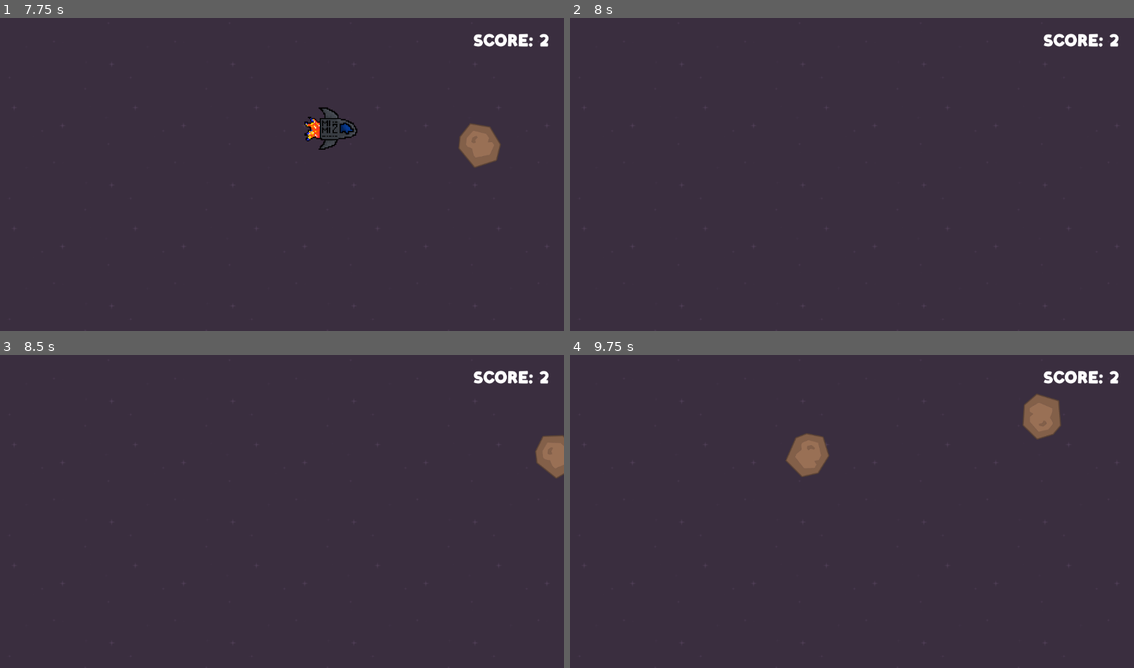
Above: before the commit, frames 1-4 (two rows, left to right).
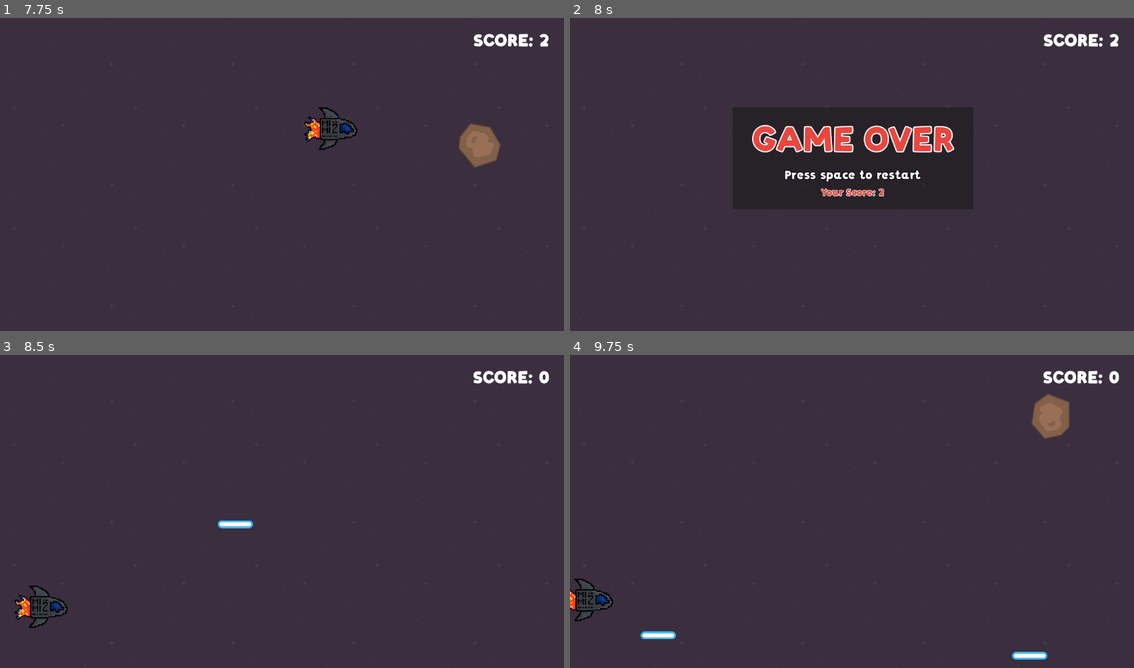
Above: after the commit, the same moments.

Repository: Davidjesu2/asteroid_shooter
Game: Godot game, scene res://scenes/main/main.tscn
Same seed, same stepped clock (60 frames per second), same inputs: the game is played once before the commit and once after it.
Inputs:
- Up to frame 1 (7.75 s): tap Enter at 0.5 s; hold D (move_right) 0.53-1.28 s; tap Space (shoot) every 0.75 s from 0.6 to 7.35 s; hold S (move_down) 1.28-2.03 s; hold D (move_right) 2.03-2.78 s; hold Up (move_up) 2.78-3.53 s; hold A (move_left) 3.53-5.03 s; hold S (move_down) 5.03-5.78 s; hold D (move_right) 5.78-6.53 s; hold Up (move_up) 6.53-7.28 s; hold D (move_right) from 7.28 s (still down)
- Up to frame 2 (8 s): keep holding D (move_right)
- Up to frame 3 (8.5 s): tap Space (shoot) at 8, 8.1 s; release D (move_right) at 8.03 s; hold S (move_down) from 8.03 s (still down)
- Up to frame 4 (9.75 s): release S (move_down) at 8.78 s; hold A (move_left) 8.78-9.53 s; tap Space (shoot) at 8.85, 9.6 s; hold Up (move_up) from 9.53 s (still down)

Frame 1 is identical in both runs. In frame 2, 3.0% of the frame differs, in the area x 28-70%, y 28-62%; in frame 3, 1.3%; in frame 4, 2.1%.

Commit message:
Se agrega UI Game over, se programa el fin del juego y el reinicio

Diff:
--- a/autoloads/game_manager.gd
+++ b/autoloads/game_manager.gd
@@ -1,9 +1,21 @@
 extends Node
 
 var score = 0
+var is_gamer_over = false
 # Called every frame. 'delta' is the elapsed time since the previous frame.
 func _process(delta: float) -> void:
-	pass
+	if is_gamer_over and Input.is_action_just_pressed("shoot"):
+		restar_game()
+
+func restar_game():
+	get_tree().reload_current_scene()
+	is_gamer_over = false
+	score = 0
+
 
 func add_score(points):
-	score += points
+	if not is_gamer_over:
+		score += points
+
+func set_is_game_over(value):
+	is_gamer_over = value
--- /dev/null
+++ b/resources/game_over.tres
@@ -0,0 +1,9 @@
+[gd_resource type="LabelSettings" format=3 uid="uid://bcg7jym1wka8e"]
+
+[ext_resource type="FontFile" uid="uid://cpol1bcfkd8dj" path="res://assets/fonts/Zyzol.otf" id="1_hk3e3"]
+
+[resource]
+font = ExtResource("1_hk3e3")
+font_size = 70
+font_color = Color(0.9137255, 0.27450982, 0.24313726, 1)
+outline_size = 10
--- a/scenes/character/player.gd
+++ b/scenes/character/player.gd
@@ -2,6 +2,7 @@
 
 @export var speed_player: float
 @export var laser_scene: PackedScene
+
 
 func _physics_process(delta: float) -> void:
 	var quiere_disparar = Input.is_action_just_pressed("shoot")
@@ -25,4 +26,5 @@
 
 func _on_detectordearea_area_entered(area: Area2D) -> void:
 	if area.is_in_group("asteroids"):
+		GameManager.set_is_game_over(true)
 		queue_free()
--- a/scenes/main/main.tscn
+++ b/scenes/main/main.tscn
@@ -6,6 +6,7 @@
 [ext_resource type="PackedScene" uid="uid://jsy785gqjg3j" path="res://scenes/character/Player.tscn" id="4_l3cfh"]
 [ext_resource type="PackedScene" uid="uid://lyx62w7mlr6q" path="res://scenes/asteroids/medium_asteroid.tscn" id="6_hujxm"]
 [ext_resource type="PackedScene" uid="uid://f6e5rigvly0h" path="res://scenes/asteroids/small_asteroid.tscn" id="7_yyfjg"]
+[ext_resource type="PackedScene" uid="uid://bfyi51n01aso3" path="res://scenes/ui/game_over/game_over_ui.tscn" id="8_a8run"]
 [ext_resource type="AudioStream" uid="uid://b8g0ml1t8xnno" path="res://music/djartmusic-the-return-of-the-8-bit-era-301292.mp3" id="8_b1x3f"]
 [ext_resource type="PackedScene" uid="uid://bepttmp7eelca" path="res://scenes/ui/hud/hud.tscn" id="8_yyfjg"]
 
@@ -67,6 +68,9 @@
 
 [node name="HUD" parent="UI Layer" unique_id=718173576 instance=ExtResource("8_yyfjg")]
 
+[node name="GameOverUI" parent="UI Layer" unique_id=936684471 instance=ExtResource("8_a8run")]
+visible = false
+
 [node name="AudioStreamPlayer2D" type="AudioStreamPlayer2D" parent="." unique_id=464386518]
 stream = ExtResource("8_b1x3f")
 autoplay = true
--- /dev/null
+++ b/scenes/ui/game_over/game_over_ui.gd
@@ -0,0 +1,10 @@
+extends Control
+@onready var final_score_label: Label = %FinalScoreLabel
+
+
+
+
+func _process(delta: float) -> void:
+	if GameManager.is_gamer_over:
+		visible = true
+		final_score_label.text = "Your Score: " + str(GameManager.score)
--- /dev/null
+++ b/scenes/ui/game_over/game_over_ui.tscn
@@ -0,0 +1,72 @@
+[gd_scene format=3 uid="uid://bfyi51n01aso3"]
+
+[ext_resource type="LabelSettings" uid="uid://bcg7jym1wka8e" path="res://resources/game_over.tres" id="1_82t2g"]
+[ext_resource type="Script" uid="uid://drgi7sguttl5a" path="res://scenes/ui/game_over/game_over_ui.gd" id="1_ijods"]
+[ext_resource type="FontFile" uid="uid://cpol1bcfkd8dj" path="res://assets/fonts/Zyzol.otf" id="2_ijods"]
+
+[sub_resource type="LabelSettings" id="LabelSettings_etkqh"]
+font = ExtResource("2_ijods")
+font_size = 25
+outline_size = 5
+outline_color = Color(0, 0, 0, 1)
+
+[sub_resource type="LabelSettings" id="LabelSettings_8e0cv"]
+font = ExtResource("2_ijods")
+font_size = 20
+font_color = Color(0.9137255, 0.27450982, 0.24313726, 1)
+outline_size = 4
+
+[node name="GameOverUI" type="Control" unique_id=936684471]
+layout_mode = 3
+anchors_preset = 15
+anchor_right = 1.0
+anchor_bottom = 1.0
+offset_left = 2.0
+offset_top = -30.0
+offset_right = 2.0
+offset_bottom = -30.0
+grow_horizontal = 2
+grow_vertical = 2
+script = ExtResource("1_ijods")
+
+[node name="PanelContainer" type="PanelContainer" parent="." unique_id=1917523581]
+layout_mode = 1
+anchors_preset = 8
+anchor_left = 0.5
+anchor_top = 0.5
+anchor_right = 0.5
+anchor_bottom = 0.5
+offset_left = -20.0
+offset_top = -20.0
+offset_right = 20.0
+offset_bottom = 20.0
+grow_horizontal = 2
+grow_vertical = 2
+
+[node name="MarginContainer" type="MarginContainer" parent="PanelContainer" unique_id=70543545]
+layout_mode = 2
+theme_override_constants/margin_left = 40
+theme_override_constants/margin_top = 20
+theme_override_constants/margin_right = 40
+theme_override_constants/margin_bottom = 20
+
+[node name="VBoxContainer" type="VBoxContainer" parent="PanelContainer/MarginContainer" unique_id=1132895452]
+layout_mode = 2
+
+[node name="GameOverLabel" type="Label" parent="PanelContainer/MarginContainer/VBoxContainer" unique_id=1485497045]
+layout_mode = 2
+text = "GAME OVER"
+label_settings = ExtResource("1_82t2g")
+
+[node name="PressSpaceLabel" type="Label" parent="PanelContainer/MarginContainer/VBoxContainer" unique_id=1360314744]
+layout_mode = 2
+text = "Press space to restart"
+label_settings = SubResource("LabelSettings_etkqh")
+horizontal_alignment = 1
+
+[node name="FinalScoreLabel" type="Label" parent="PanelContainer/MarginContainer/VBoxContainer" unique_id=1871056068]
+unique_name_in_owner = true
+layout_mode = 2
+text = "Your score: "
+label_settings = SubResource("LabelSettings_8e0cv")
+horizontal_alignment = 1
--- a/scripts/asteroid_spawner.gd
+++ b/scripts/asteroid_spawner.gd
@@ -4,8 +4,12 @@
 @export var asteroids: Array[PackedScene]
 @export var min_y: float
 @export var max_y: float
+@onready var timer: Timer = $Timer
+
 
 func create_asteroid():
+	if GameManager.is_gamer_over:
+		timer.stop()
 	# Asignacion de la escena a instanciar mediante pick_random de array.
 	var random_asteroid_scene = asteroids.pick_random()
 	var random_asteroid_instance = random_asteroid_scene.instantiate()
Not shown, added: scenes/ui/game_over/game_over_ui.gd.uid
